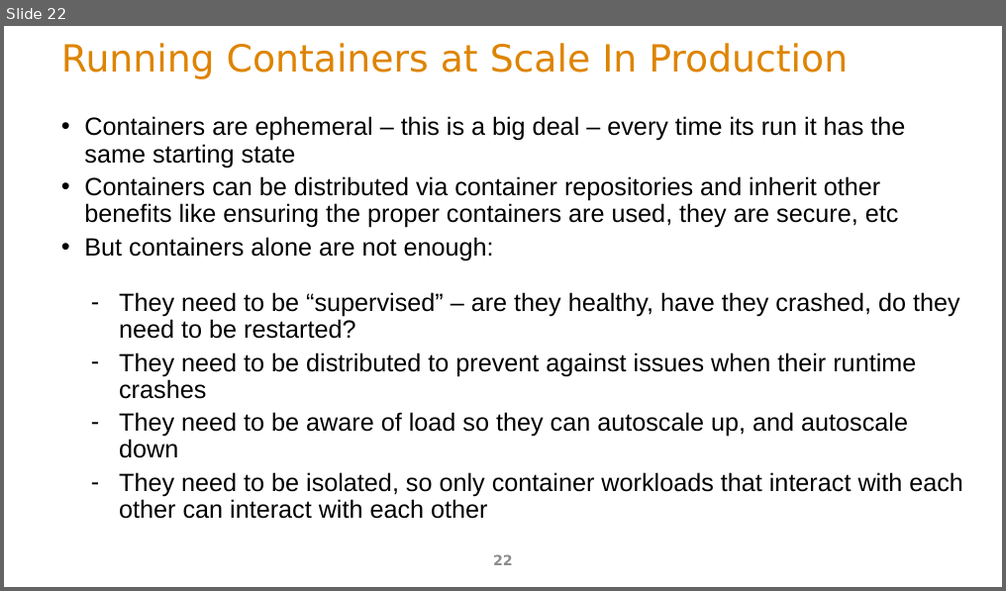
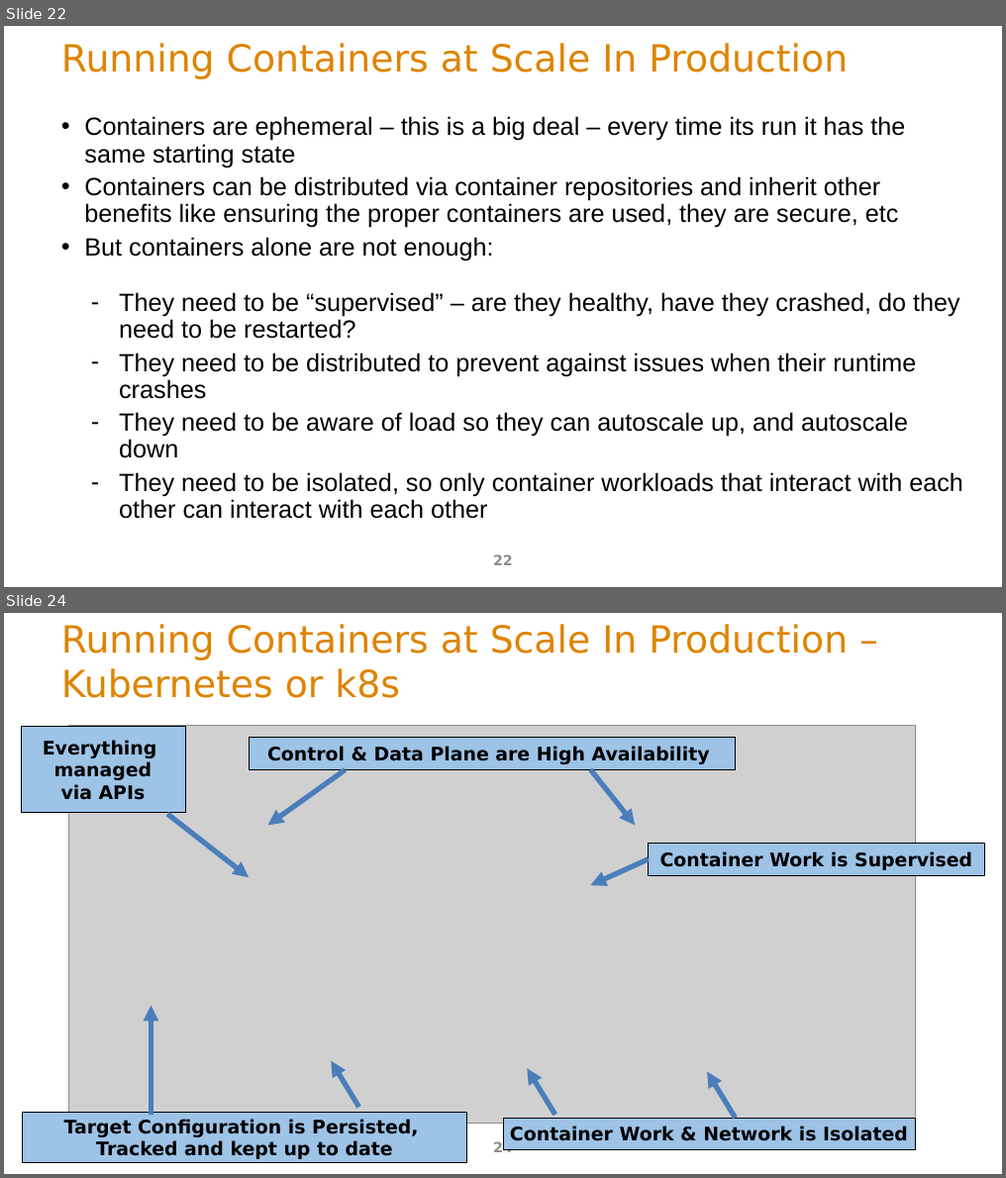
Before and after one commit to ArchitectingSoftware/SE577-SoftwareArchitecture, a slide deck: lectures/m7LinuxDockerK8sArchitecture.pptx. Shown one above the other, each under a label of ours: slide 22 before the commit, slides 22 and 24 after it; the slides between them are not shown. The pictures are 1006x591 and 1006x1178 pixels, drawn with LibreOffice and Linux fonts; fonts in the diff are those of the drawing; grey boxes stand for pictures. Boxes give left, top, right and bottom in pixels: in the first picture for what was removed or moved away, otherwise in the second. Text is boxed around its words. In the diff, an @@ line names an element or a change of style, - is before the commit and + after.

```diff
--- a/lectures/m7LinuxDockerK8sArchitecture.pptx
+++ b/lectures/m7LinuxDockerK8sArchitecture.pptx
@@ slide 24 added at (4, 613, 1002, 1174), background #FFFFFF @@
@@ title added at (61, 624, 847, 698), 36 pt, text #DE8400 @@
+Running Containers at Scale In Production –
+Kubernetes or k8s
@@ rectangle added at (21, 727, 185, 813), fill #9DC3E7, outline #000000 0.75 pt, 18 pt, text #000000, bold @@
+Everything
+managed
+via APIs
@@ picture added at (68, 725, 915, 1124) @@
@@ rectangle added at (249, 738, 736, 769), fill #9DC3E7, outline #000000 0.75 pt, 18 pt, text #000000, bold @@
+Control & Data Plane are High Availability
@@ arrow added from (346, 770) to (267, 826), #4B7EBC 5 pt @@
@@ arrow added from (591, 769) to (635, 826), #4B7EBC 5 pt @@
@@ arrow added from (168, 814) to (249, 877), #4B7EBC 5 pt @@
@@ rectangle added at (648, 843, 985, 875), fill #9DC3E7, outline #000000 0.75 pt, 18 pt, text #000000, bold @@
+Container Work is Supervised
@@ arrow added from (648, 860) to (591, 885), #4B7EBC 5 pt @@
@@ arrow added from (151, 1115) to (151, 1006), #4B7EBC 5 pt @@
@@ arrow added from (358, 1107) to (331, 1061), #4B7EBC 5 pt @@
@@ arrow added from (555, 1115) to (528, 1069), #4B7EBC 5 pt @@
@@ arrow added from (736, 1118) to (707, 1072), #4B7EBC 5 pt @@
@@ rectangle added at (23, 1112, 467, 1163), fill #9DC3E7, outline #000000 0.75 pt, 18 pt, text #000000, bold @@
+Target Configuration is Persisted,
+Tracked and kept up to date
@@ page number added at (493, 1141, 513, 1156), 13.5 pt, text #8C8C8C @@
+24
@@ rectangle added at (503, 1118, 916, 1151), fill #9DC3E7, outline #000000 0.75 pt, 18 pt, text #000000, bold @@
+Container Work & Network is Isolated
```
Also in this commit, not shown: 3 other slides added, 1 other file.
